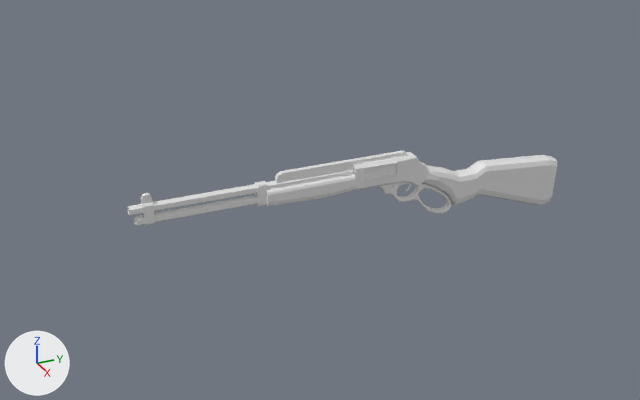
Two versions of the Blender file Assets/Models/Guns/LL-30.blend, one commit apart.
One viewpoint serves both versions: a 50 mm lens placed at (2.68, -1.43, 1.28), pointed at (-0.07, -0.19, -0.1). Lighting does not change. The marker at lower left points along +X, +Y and +Z.

The older version as bpy lines, for what is in view:
```python
mat_material_001 = principled_material('Material.001')
mat_material_001.base_color = (0.8, 0.8, 0.8)  # white #e7e7e7
me_cube = bpy.data.meshes.new('Cube')
me_cube.from_pydata(...)  # 599 vertices, 538 faces; spans x -0.04..0.04, y -1.17..0.57, z -0.22..0.12
# faces by material slot: [524, 14]
me_cube.materials.append(mat_material)  # its picture is missing
me_cube.materials.append(mat_material_001)  # white #e7e7e7
me_cube_004 = bpy.data.meshes.new('Cube.004')
me_cube_004.from_pydata(...)  # 360 vertices, 360 faces; spans x -0.014..0.014, y 0.0..0.3, z -0.141..0.027
me_cube_004.materials.append(mat_material)  # its picture is missing
ob_grip = bpy.data.objects.new('Grip', me_cube)
ob_grip.location = (0.0, 0.251, -0.046)
ob_lever = bpy.data.objects.new('Lever', me_cube_004)
ob_lever.parent = ob_grip
ob_lever.matrix_parent_inverse = Matrix(((1.0, 0.0, 0.0, 0.0), (0.0, 1.0, 0.0, -0.251), (0.0, 0.0, 1.0, 0.046), (0.0, 0.0, 0.0, 1.0)))
ob_lever.location = (0.0, 0.0368, -0.0707)
_m = ob_lever.modifiers.new('Subdivision', 'SUBSURF')
```
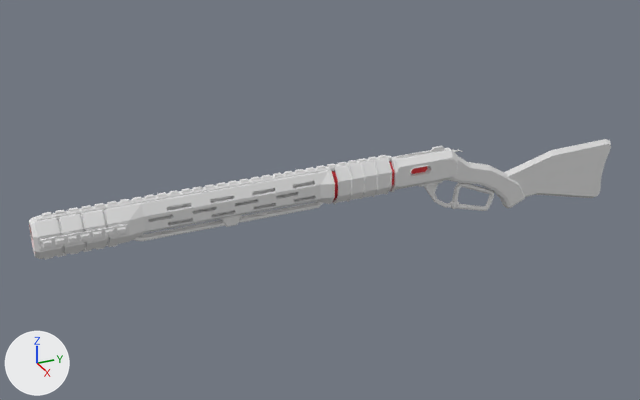
Diff of the bpy script that builds the scene:
```diff
--- a/Assets/Models/Guns/LL-30.blend.py
+++ b/Assets/Models/Guns/LL-30.blend.py
@@ mat_material_001 @@
 mat_material_001 = principled_material('Material.001')
-mat_material_001.base_color = (0.8, 0.8, 0.8)  # white #e7e7e7
+mat_material_001.base_color = (0.8, 0.0294, 0.0407)  # red #e73039
@@ me_cube_005 @@
+me_cube_005.from_pydata(...)  # 2696 vertices, 2369 faces; spans x -0.06..0.06, y -1.23..1.11, z -0.29..0.07
+# faces by material slot: [2358, 11]
+me_cube_005.materials.append(mat_material)  # its picture is missing
+me_cube_005.materials.append(mat_material_001)  # red #e73039
@@ me_cube_009 @@
+me_cube_009.from_pydata(...)  # 82 vertices, 76 faces; spans x -0.0058..0.0058, y -0.0064..0.0412, z -0.0048..0.0142
+me_cube_009.materials.append(mat_material)  # its picture is missing
@@ ob_grip @@
-ob_grip = bpy.data.objects.new('Grip', me_cube)
-ob_grip.location = (0.0, 0.251, -0.046)
@@ ob_lever @@
 ob_lever = bpy.data.objects.new('Lever', me_cube_004)
-ob_lever.parent = ob_grip
-ob_lever.matrix_parent_inverse = Matrix(((1.0, 0.0, 0.0, 0.0), (0.0, 1.0, 0.0, -0.251), (0.0, 0.0, 1.0, 0.046), (0.0, 0.0, 0.0, 1.0)))
-ob_lever.location = (0.0, 0.0368, -0.0707)
+ob_lever.parent = ob_ll_30
+ob_lever.location = (0.0, 0.24, -0.0673)
 _m = ob_lever.modifiers.new('Subdivision', 'SUBSURF')
@@ ob_trigger @@
 ob_trigger = bpy.data.objects.new('Trigger', me_cube_001)
-ob_trigger.parent = ob_grip
 ob_trigger.matrix_parent_inverse = Matrix(((1.0, 0.0, 0.0, 0.0), (0.0, 1.0, 0.0, -0.251), (0.0, 0.0, 1.0, 0.046), (0.0, 0.0, 0.0, 1.0)))
@@ ob_ll_30 @@
+ob_ll_30 = bpy.data.objects.new('LL-30', me_cube_005)
+ob_ll_30.location = (0.0, 0.0, 0.0)
@@ ob_hammer @@
+ob_hammer = bpy.data.objects.new('Hammer', me_cube_009)
+ob_hammer.parent = ob_ll_30
+ob_hammer.location = (0.0, 0.335, 0.0347)
```

Pixel boxes (x1, y1, x2, y2) of what changed, in the pictures (640 x 400 px):
'LL-30', added
    after: (29, 139, 611, 260)
    faces in mat_material (its picture is missing): (29, 139, 611, 260)
    faces in mat_material_001 (red #e73039): (332, 161, 427, 200)
'Grip', deleted
    before: (127, 151, 557, 226)
    faces in mat_material (its picture is missing): (127, 151, 557, 226)
    faces in mat_material_001 (white #e7e7e7): (363, 164, 396, 179)
'Lever', moved
    before: (388, 183, 451, 213)
    after: (424, 183, 494, 211)
'Hammer', added
    after: (453, 149, 463, 152)
